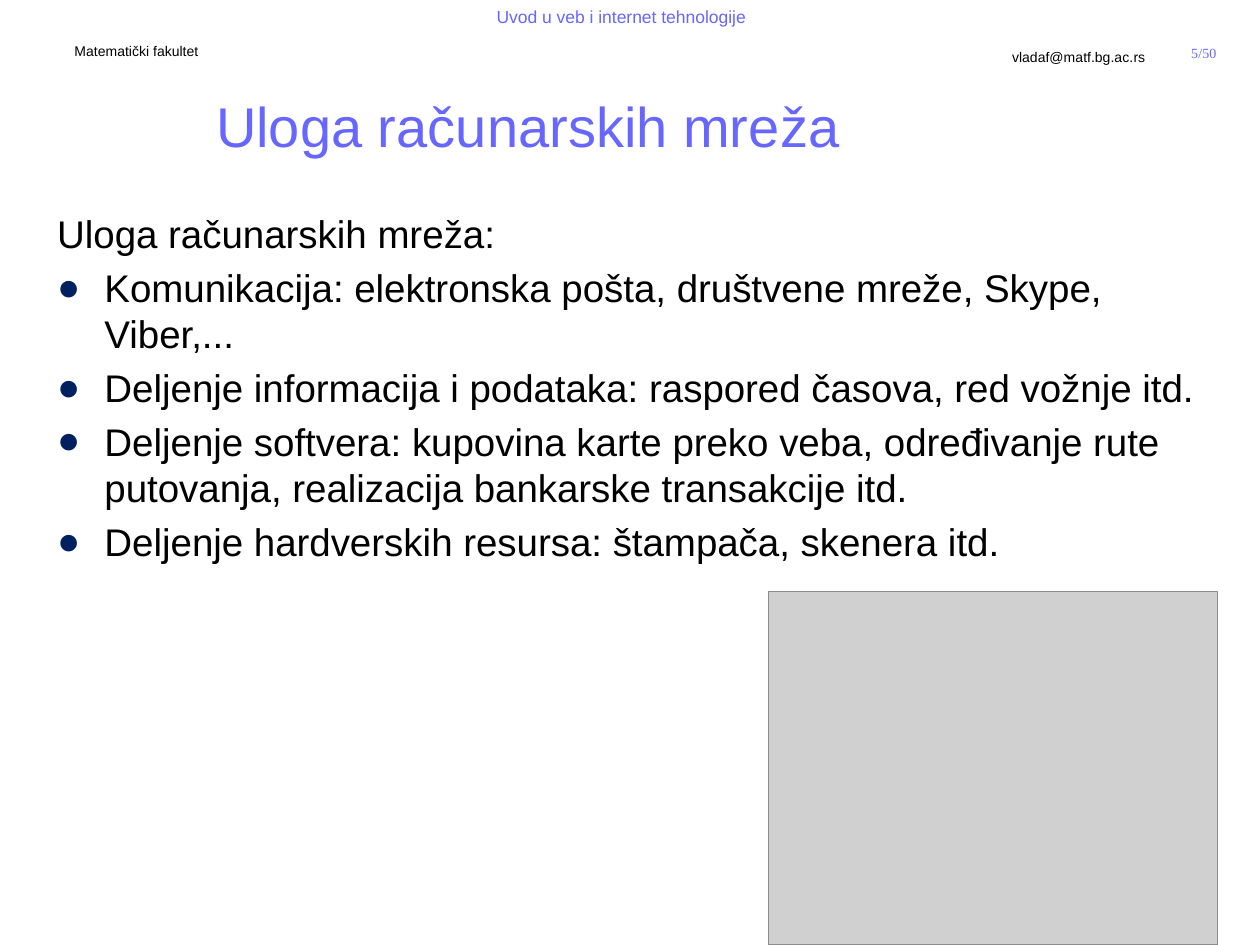
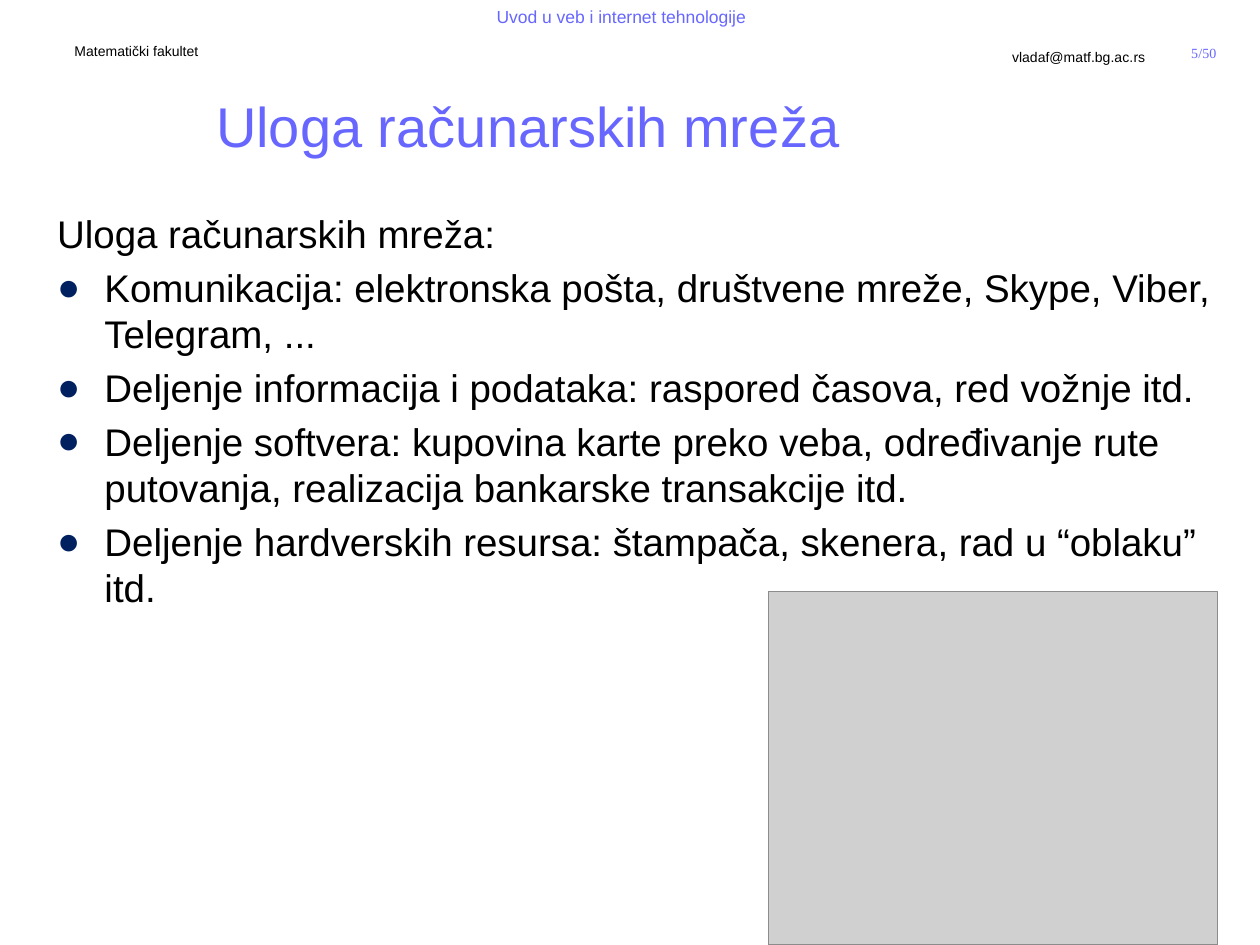
Before and after one commit to MatfUVIT/info, a slide deck: slide 5 of predavanja/prezentacije/2020-21/02 - Uvod u racunarske mreze.pptx. Drawn at 1260x945 pixels with LibreOffice and Linux fonts; fonts in the diff are those of the drawing; grey boxes stand for pictures; background and template pictures are left out. Boxes give left, top, right and bottom in pixels: in the first picture for what was removed or moved away, otherwise in the second. Text is boxed around its words. In the diff, an @@ line names an element or a change of style, - is before the commit and + after.

```diff
--- a/predavanja/prezentacije/2020-21/02 - Uvod u racunarske mreze.pptx
+++ b/predavanja/prezentacije/2020-21/02 - Uvod u racunarske mreze.pptx
@@ text at [104, 274, 1210, 355]: text changed @@
-● Komunikacija: elektronska pošta, društvene mreže, Skype, Viber,...
+● Komunikacija: elektronska pošta, društvene mreže, Skype, Viber, Telegram, ...
@@ text at [104, 528, 1196, 603]: text changed @@
-● Deljenje hardverskih resursa: štampača, skenera itd.
+● Deljenje hardverskih resursa: štampača, skenera, rad u “oblaku” itd.
```
Also in this commit, not shown: 1 other slide changed, 13 other files.
